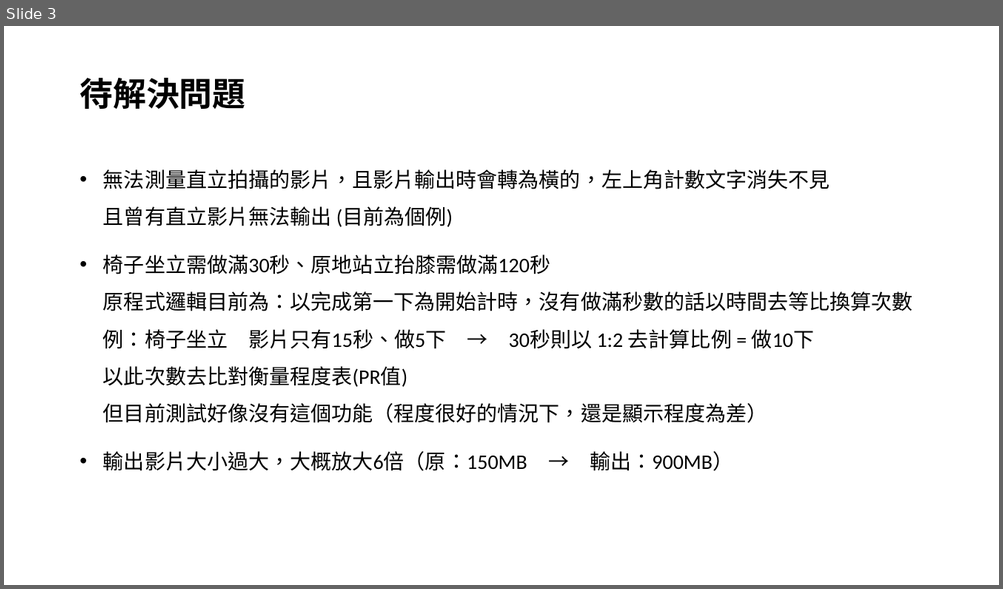
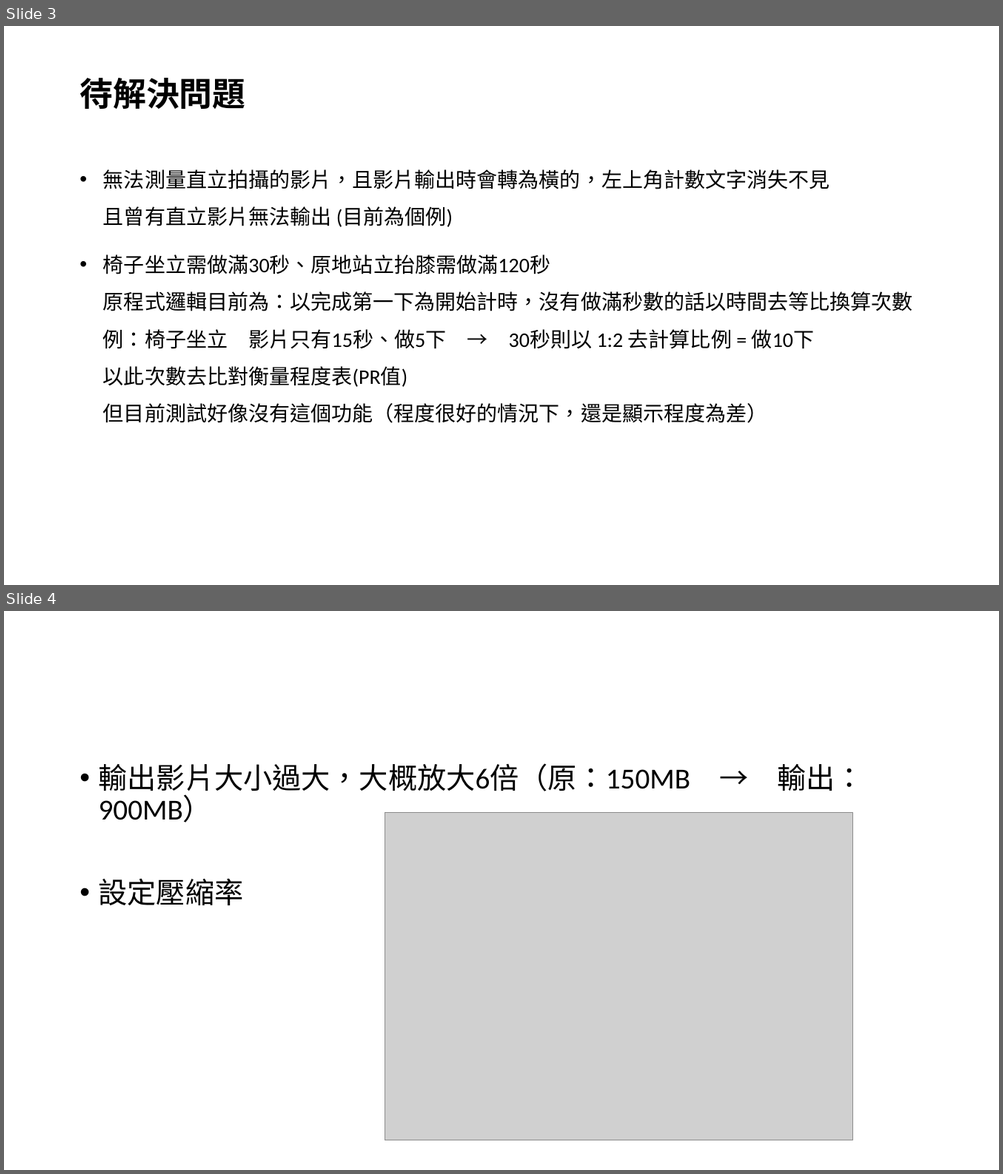
Before and after one commit to k164596848/ProjectMeeting, a slide deck: FlagShip2020/旗艦20201008/20201008動作.pptx. Shown one above the other, each under a label of ours: slide 3 before the commit, slides 3 and 4 after it. The pictures are 1003x589 and 1003x1174 pixels, drawn with LibreOffice and Linux fonts; fonts in the diff are those of the drawing; grey boxes stand for pictures. Boxes give left, top, right and bottom in pixels: in the first picture for what was removed or moved away, otherwise in the second. Text is boxed around its words. In the diff, an @@ line names an element or a change of style, - is before the commit and + after.

```diff
--- a/FlagShip2020/旗艦20201008/20201008動作.pptx
+++ b/FlagShip2020/旗艦20201008/20201008動作.pptx
@@ slide 4 added at bbox=[4, 611, 999, 1170], background #FFFFFF @@
@@ text added at bbox=[99, 763, 864, 906], 28 pt, text #000000 @@
+• 輸出影片大小過大，大概放大6倍（原：150MB → 輸出：900MB）
+• 設定壓縮率
@@ picture added at bbox=[384, 813, 852, 1142] @@
@@ slide 3 changed as well @@
@@ text at bbox=[103, 452, 733, 471]: paragraph removed @@
-• 輸出影片大小過大，大概放大6倍（原：150MB → 輸出：900MB）
```
Also in this commit, not shown: 2 other slides changed, 1 other slide added, 3 other files.
